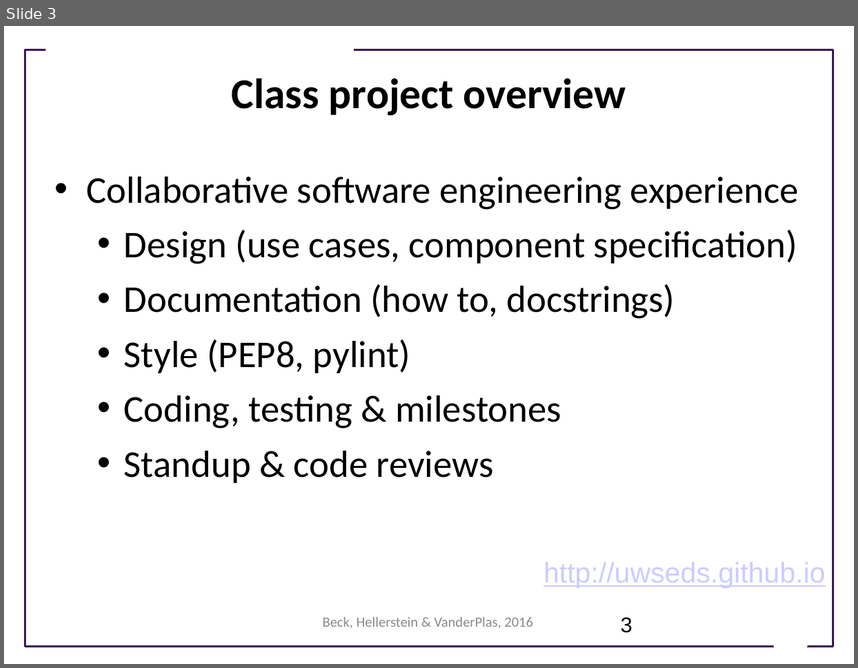
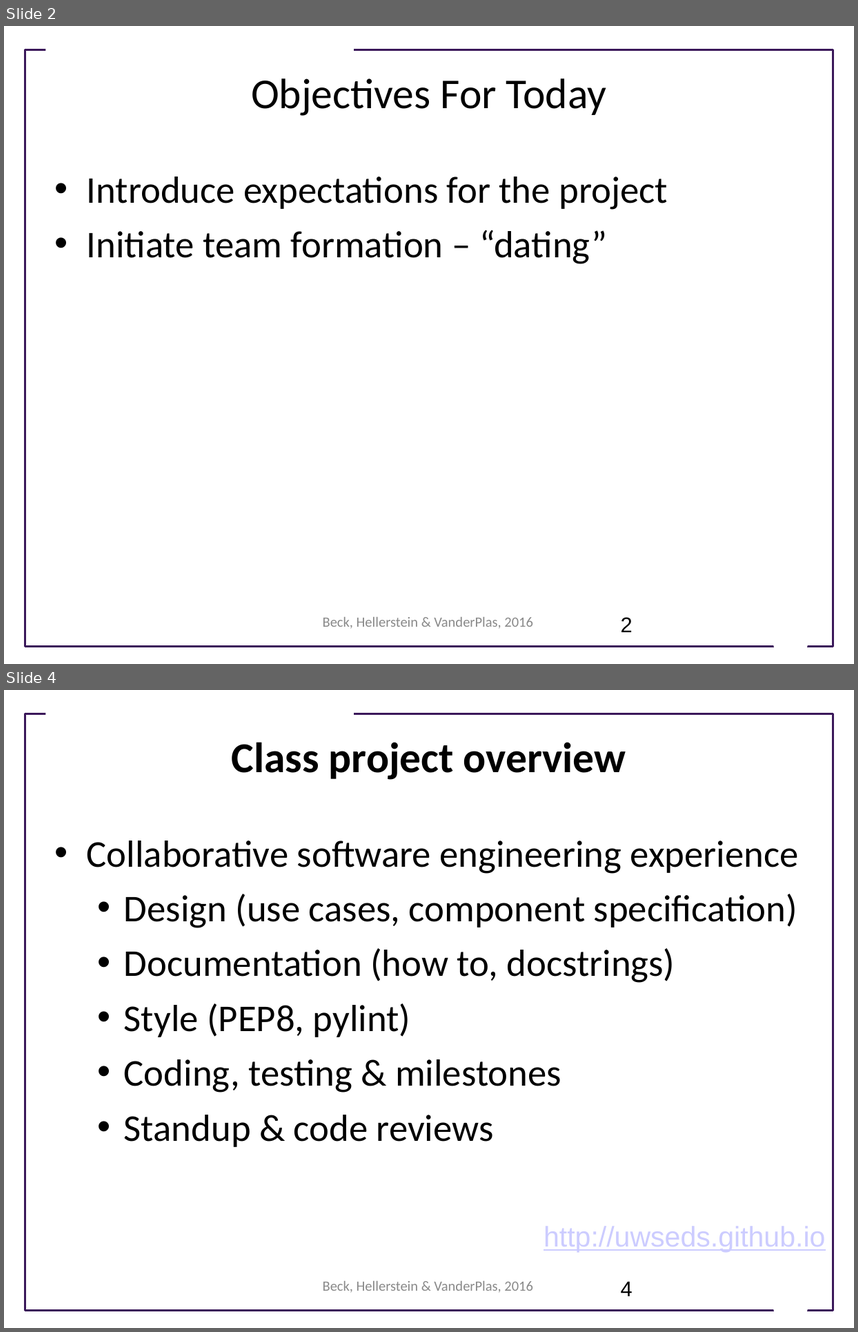
Before and after one commit to UWSEDS/LectureNotes, a slide deck: 10-Project-overview.pptx. Shown one above the other, each under a label of ours: slide 3 before the commit, slides 2 and 4 after it; the slides between them are not shown. The pictures are 858x668 and 858x1332 pixels, drawn with LibreOffice and Linux fonts; fonts in the diff are those of the drawing; background and template pictures are left out. Boxes give left, top, right and bottom in pixels: in the first picture for what was removed or moved away, otherwise in the second. Text is boxed around its words. In the diff, an @@ line names an element or a change of style, - is before the commit and + after.

Commit message:
Small updates to class projects part 1.

```diff
--- a/10-Project-overview.pptx
+++ b/10-Project-overview.pptx
@@ slide 2 added at <box>4,26,854,664</box>, background #FFFFFF; not listed: 3 template elements that a slide beside it also shows @@
@@ text added at <box>251,78,606,116</box>, 36 pt, text #000000 @@
+Objectives For Today
@@ text added at <box>87,176,668,264</box>, 32 pt, text #000000 @@
+• Introduce expectations for the project
+• Initiate team formation – “dating”
@@ text added at <box>323,617,533,628</box>, 12 pt, text #898989 @@
+Beck, Hellerstein & VanderPlas, 2016
@@ page number added at <box>621,617,633,632</box>, 18 pt, text #000000 @@
+2
@@ what was slide 3 is now slide 4 @@
@@ page number at <box>621,1281,633,1296</box>: text changed @@
-3
+4
```
Also in this commit, not shown: 2 slides changed, 1 other file.
